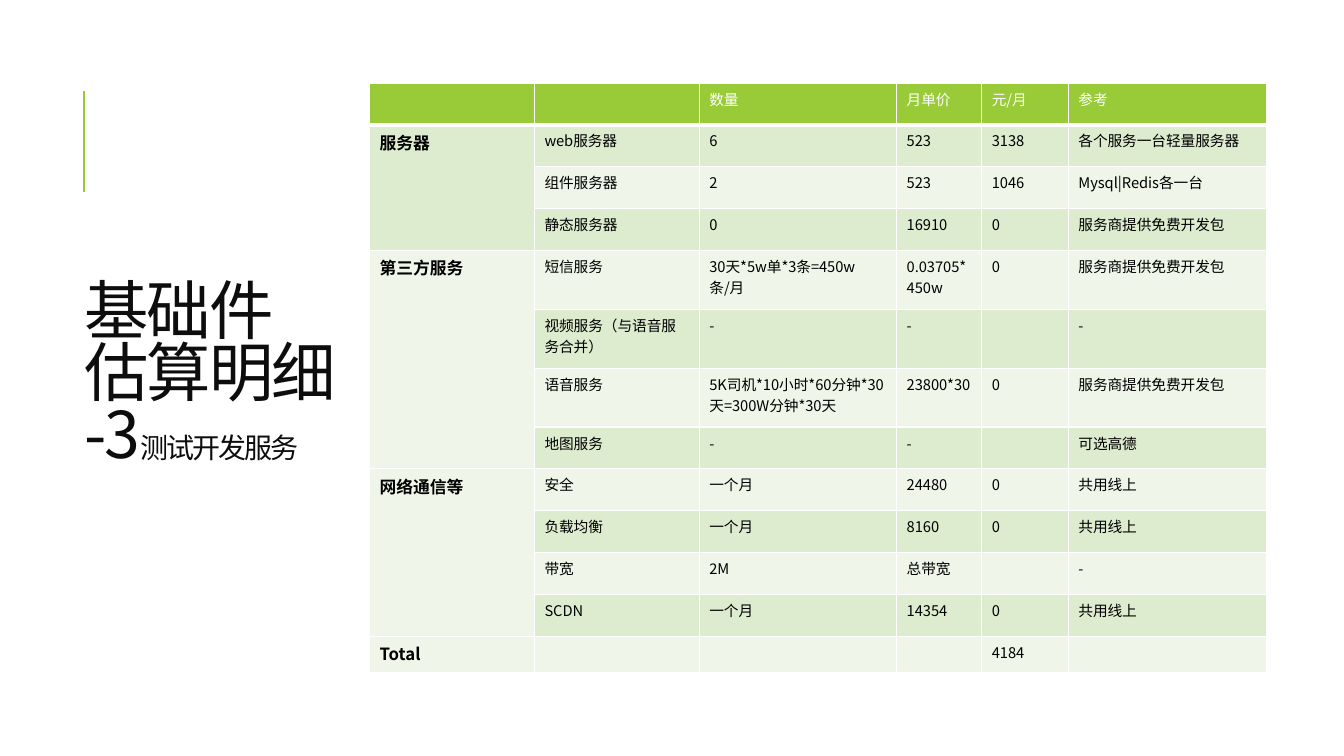
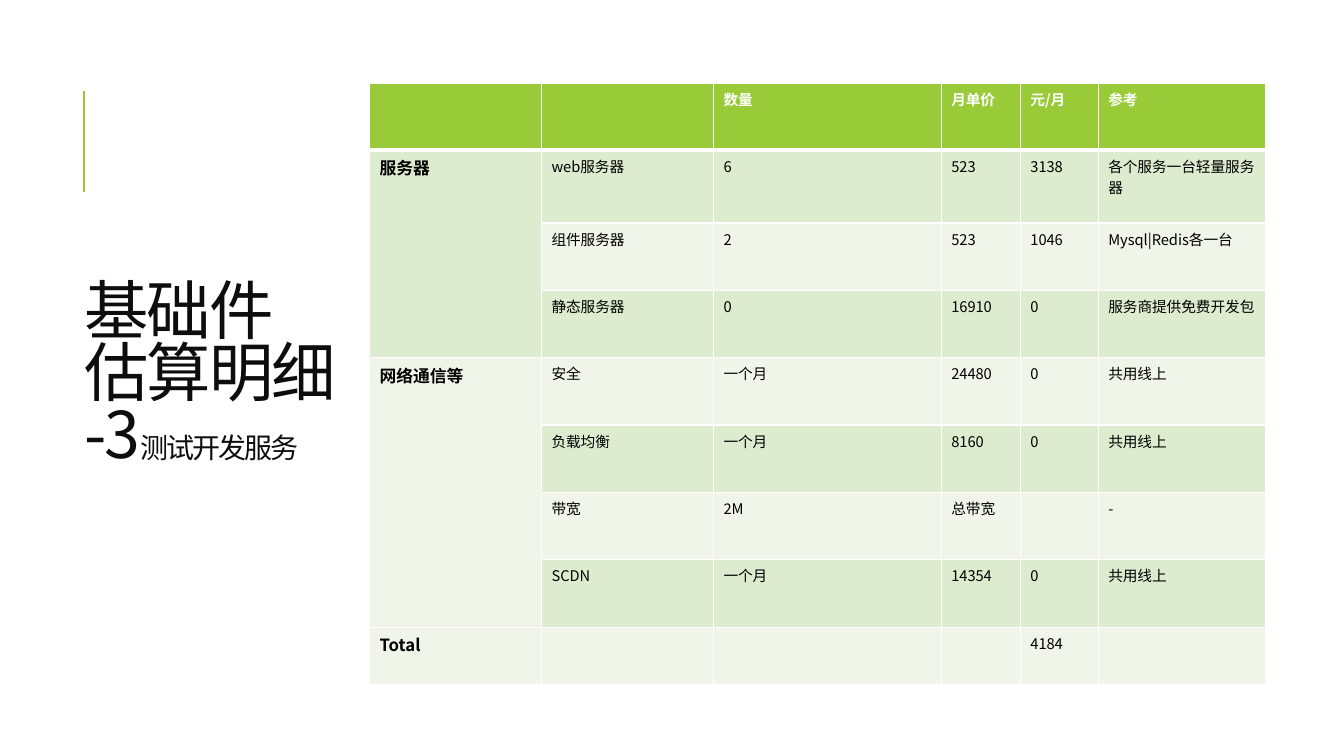
Before and after one commit to gogodog/wiki, a slide deck: slide 12 of 搜谷v2.pptx (slide 11 before the commit). Drawn at 1344x756 pixels with LibreOffice and Linux fonts; fonts in the diff are those of the drawing. Boxes give left, top, right and bottom in pixels: in the first picture for what was removed or moved away, otherwise in the second. Text is boxed around its words. In the diff, an @@ line names an element or a change of style, - is before the commit and + after.

```diff
--- a/搜谷v2.pptx
+++ b/搜谷v2.pptx
@@ table at box(370, 84, 1266, 686) @@
-row 5: 第三方服务 | 短信服务 | 30天*5w单*3条=450w条/月 | 0.03705*450w | 0 | 服务商提供免费开发包
-row 6:  | 视频服务（与语音服务合并） | - | - |  | -
-row 7:  | 语音服务 | 5K司机*10小时*60分钟*30天=300W分钟*30天 | 23800*30 | 0 | 服务商提供免费开发包
-row 8:  | 地图服务 | - | - |  | 可选高德
```
Also in this commit, not shown: 6 other slides changed, 3 slides added, 3 other files.
